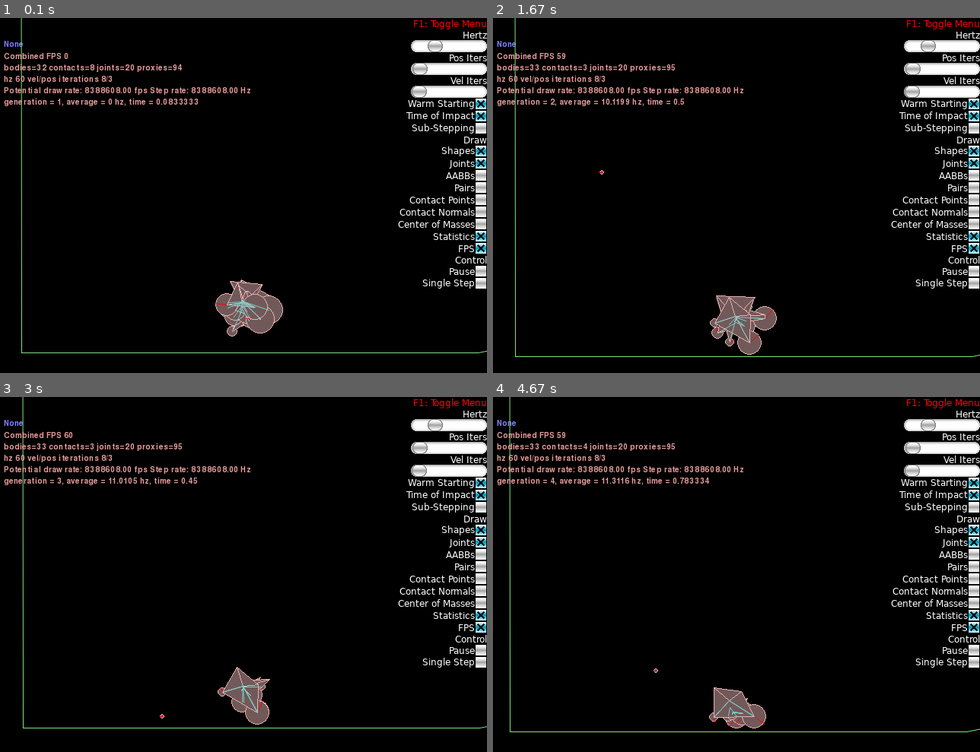
Above: before the commit, frames 1-4 (two rows, left to right).
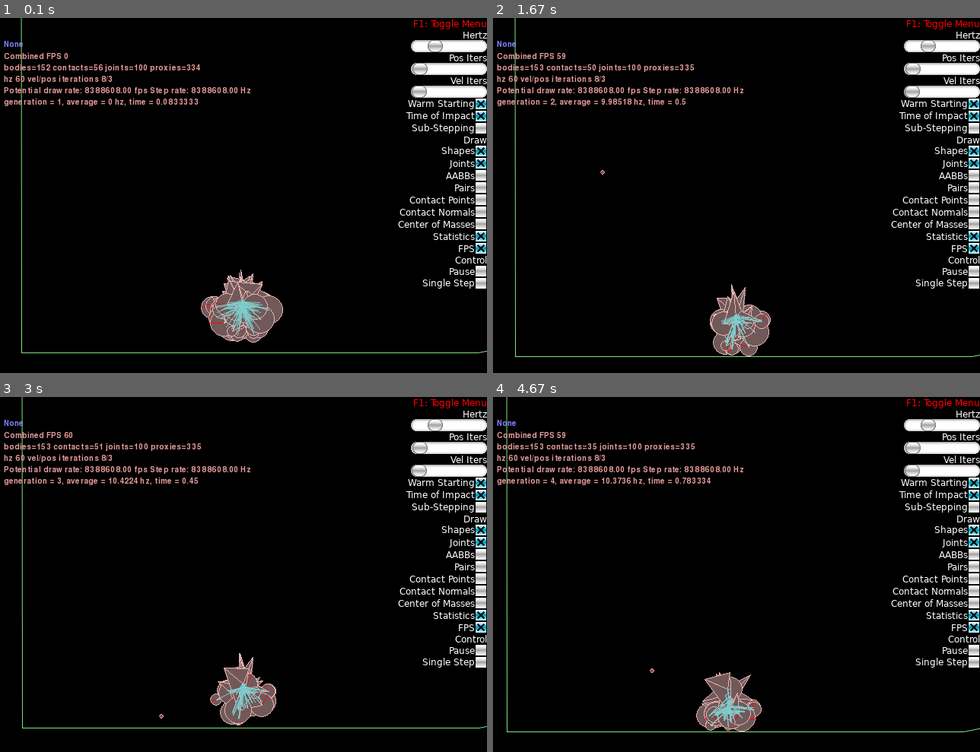
Above: after the commit, the same moments.

Repository: Arton1/BestCarAlgorithm
Game: pygame game, started from solution/car_algorithm.py
The game is run twice, just before and just after one commit, with the same random seed, the same clock (stepped at 60 frames per second) and the same inputs.
Inputs:
- Up to frame 1 (0.1 s): no input
- Up to frame 2 (1.67 s): tap C at 0.33, 1.15 s; click "None" at 0.72 s; hold Right 1-1.47 s; tap Space at 1.07, 1.37, 1.62 s; hold Up from 1.55 s (still down)
- Up to frame 3 (3 s): release Up at 1.85 s; hold Right 1.88-2.35 s; tap Space at 1.95, 2.25, 2.45, 2.75 s; tap Z at 2.03 s; hold Left 2.38-2.92 s; tap C at 2.53 s; hold Down from 2.95 s (still down)
- Up to frame 4 (4.67 s): tap Space at 3.02, 3.35, 3.65, 3.78, 4.18, 4.48 s; release Down at 3.25 s; hold Left 3.28-3.68 s; tap Z at 3.43 s; hold Up 3.72-4.08 s; tap C at 3.87 s; hold Right from 4.12 s (still down)

The runs differ from the first frame. In frame 1, 1.4% of the frame differs, in the area x 7-56%, y 12-92%; in frame 2, 1.7%; in frame 3, 2.1%; in frame 4, 2.3%, in the area x 2-100%, y 0-95%.

Commit message:
Minor changes

Diff:
--- a/solution/evolutional_algorithm/genotype.py
+++ b/solution/evolutional_algorithm/genotype.py
@@ -4,7 +4,7 @@
 
 class Genotype:
     _MUTATIONS_CHANCE = 1/5  # percentage of individuals that get changed
-    _MUTATION_POINTS_AMOUNT = 7
+    _MUTATION_POINTS_AMOUNT = 1
     _AMOUNT_OF_CROSSOVER_POINTS = 1/2
     AMOUNT_OF_VERTICES = 4
 
--- a/solution/evolutional_algorithm/population.py
+++ b/solution/evolutional_algorithm/population.py
@@ -4,7 +4,7 @@
 
 
 class Population:
-    _AMOUNT_OF_CANDIDATES = 10
+    _AMOUNT_OF_CANDIDATES = 50
     _AMOUNT_OF_CHILDREN = _AMOUNT_OF_CANDIDATES
     _TOURNAMENT_SIZE = 2
 
Empty file added: average.txt
